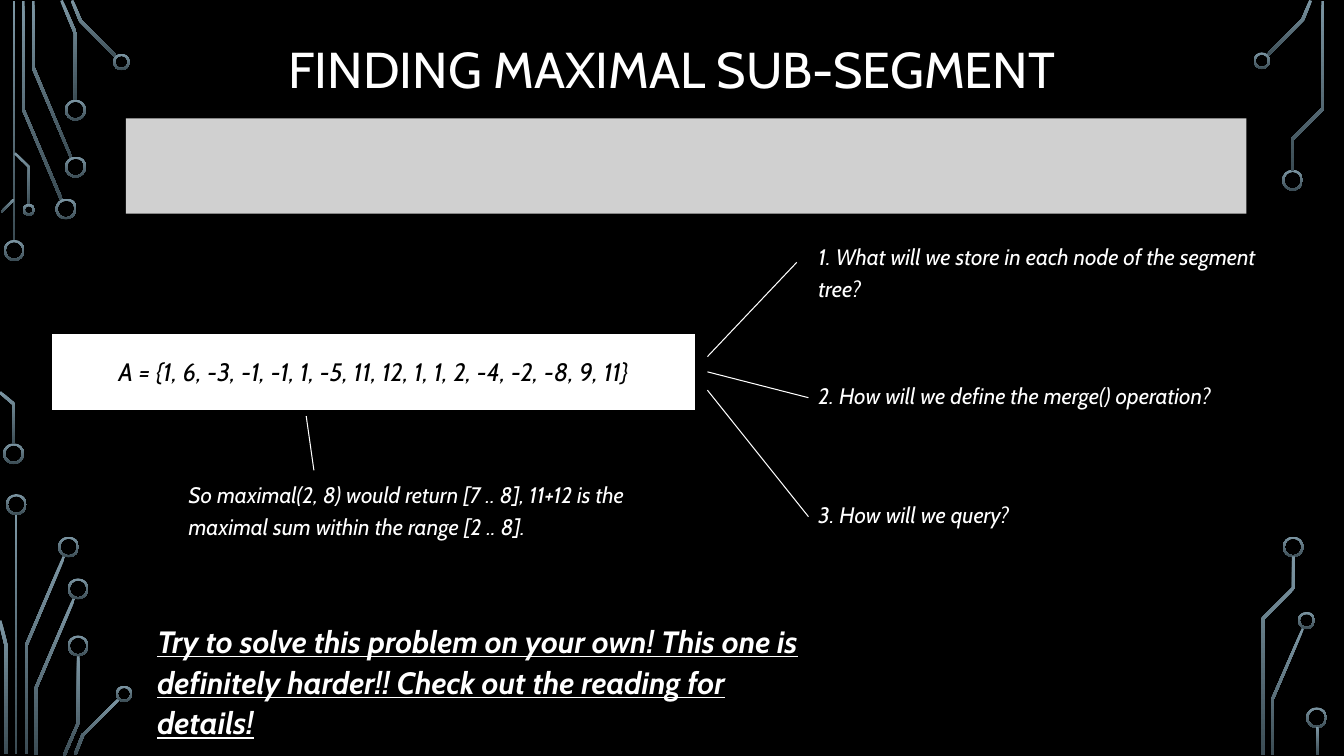
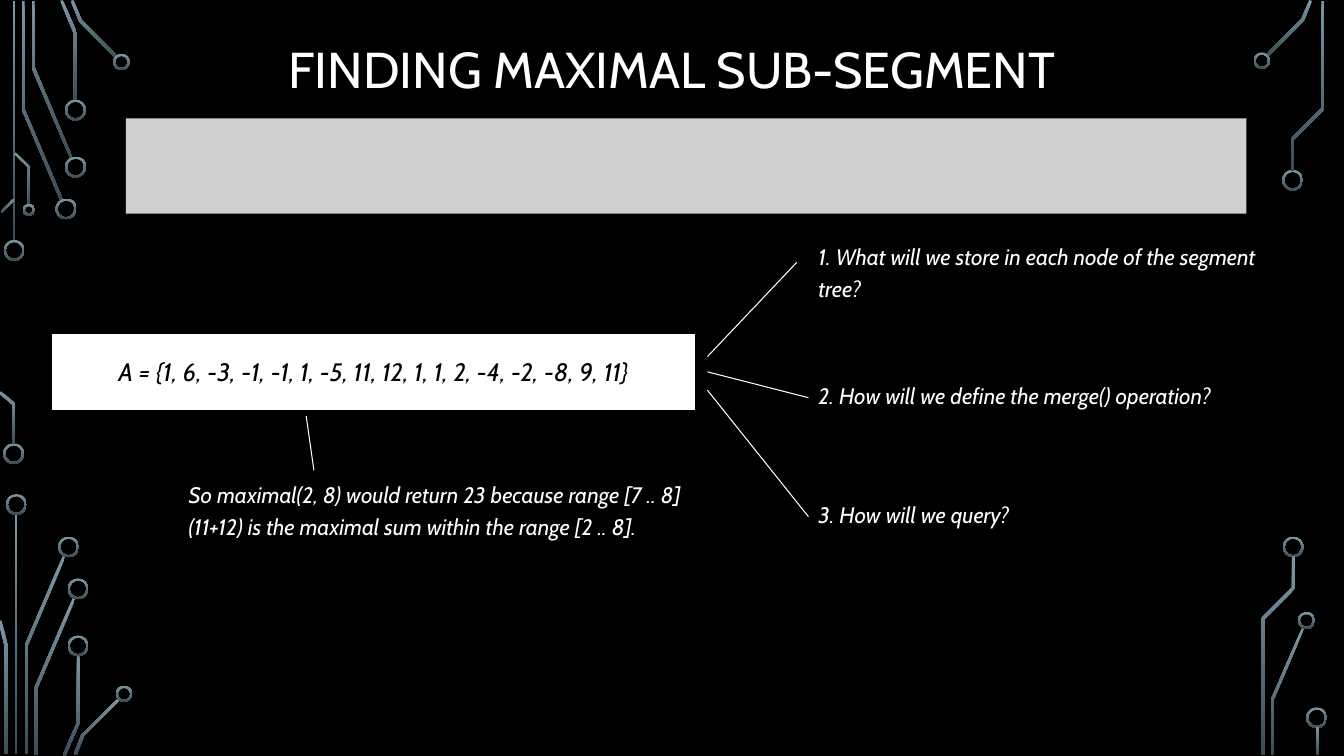
Before and after one commit to janiceeguo/advAlgo, a slide deck: slide 39 of slides/Trees-SegmentTrees.pptx. Drawn at 1344x756 pixels with LibreOffice and Linux fonts; fonts in the diff are those of the drawing; grey boxes stand for pictures; background and template pictures are left out. Boxes give left, top, right and bottom in pixels: in the first picture for what was removed or moved away, otherwise in the second. Text is boxed around its words. In the diff, an @@ line names an element or a change of style, - is before the commit and + after.

```diff
--- a/slides/Trees-SegmentTrees.pptx
+++ b/slides/Trees-SegmentTrees.pptx
@@ text at [189,486,681,541]: text changed @@
-So maximal(2, 8) would return [7 .. 8], 11+12 is the maximal sum within the range [2 .. 8].
+So maximal(2, 8) would return 23 because range [7 .. 8] (11+12) is the maximal sum within the range [2 .. 8].
@@ text removed at [157,630,797,701] @@
-Try to solve this problem on your own! This one is definitely harder!! Check out the reading for details!
```
Also in this commit, not shown: 1 other slide changed, 3 slides added, 1 slide removed, 3 other files.
